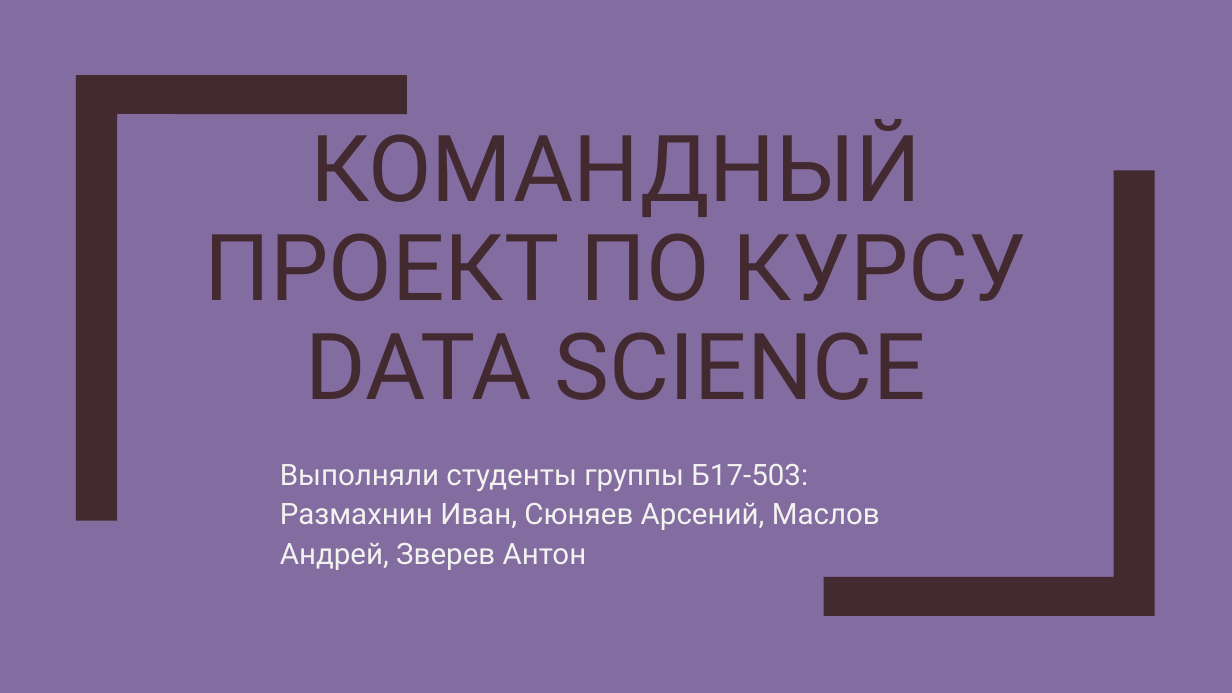
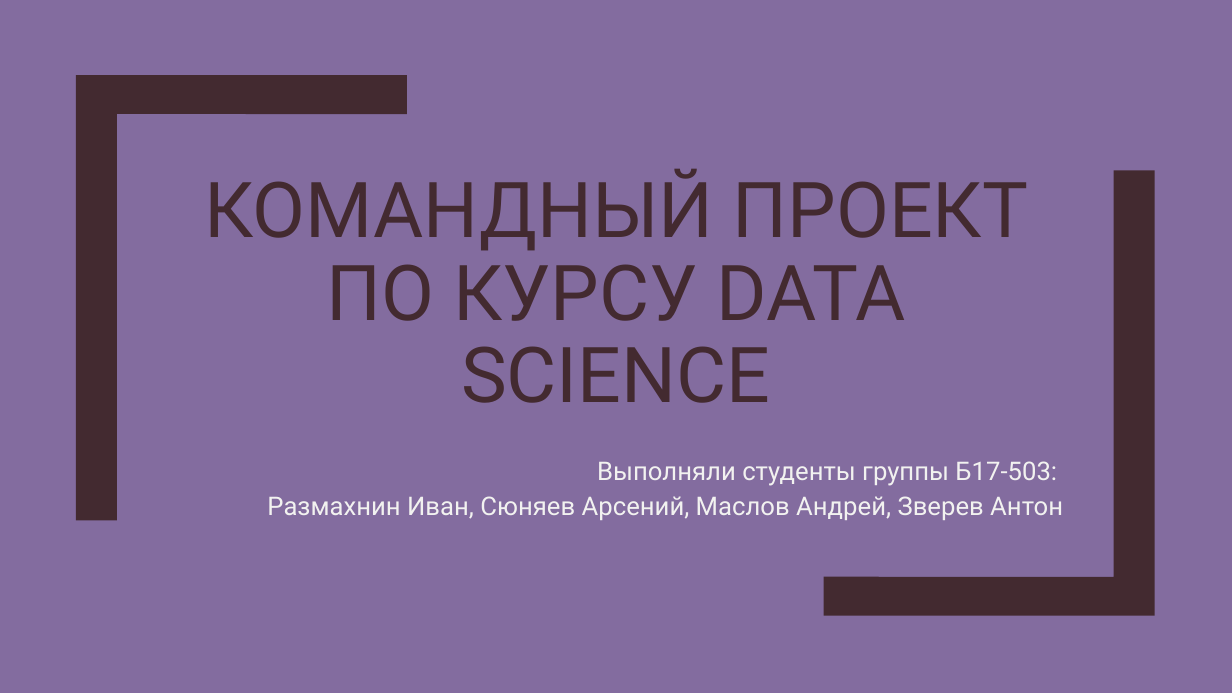
Before and after one commit to zumvanrin/DM_team_RIIID, a slide deck: slide 1 of Riid.pptx. Drawn at 1232x693 pixels with LibreOffice and Linux fonts; fonts in the diff are those of the drawing. Boxes give left, top, right and bottom in pixels: in the first picture for what was removed or moved away, otherwise in the second. Text is boxed around its words. In the diff, an @@ line names an element or a change of style, - is before the commit and + after.

```diff
--- a/Riid.pptx
+++ b/Riid.pptx
@@ freeform shape at (76, 75, 407, 520): outline redrawn @@
@@ text "КОМАНДНЫЙ ПРОЕКТ ПО КУРСУ DATA ..." at (205, 169, 1028, 403): size 72 to 60 pt @@
@@ text at (267, 461, 1063, 520): text changed; size 23 to 20 pt @@
-Выполняли студенты группы Б17-503: Размахнин Иван, Сюняев Арсений, Маслов Андрей, Зверев Антон
+Выполняли студенты группы Б17-503:
+Размахнин Иван, Сюняев Арсений, Маслов Андрей, Зверев Антон
```
Also in this commit, not shown: 7 other slides changed, 5 slides added, 5 slides removed.
